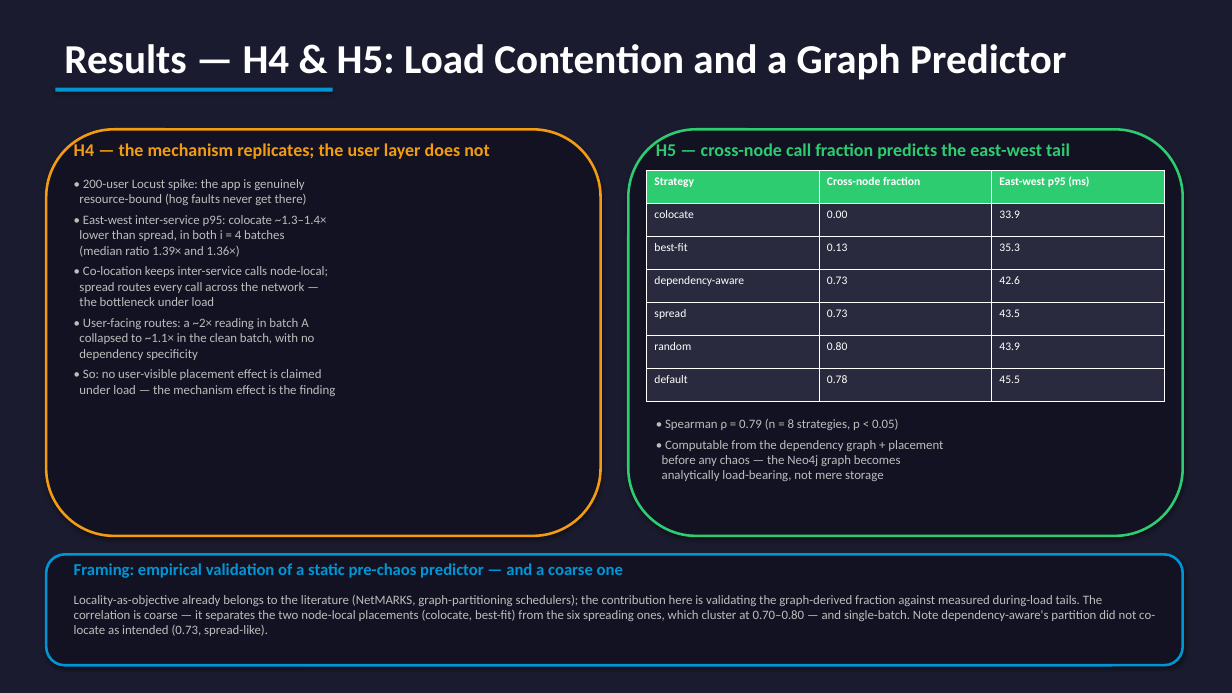
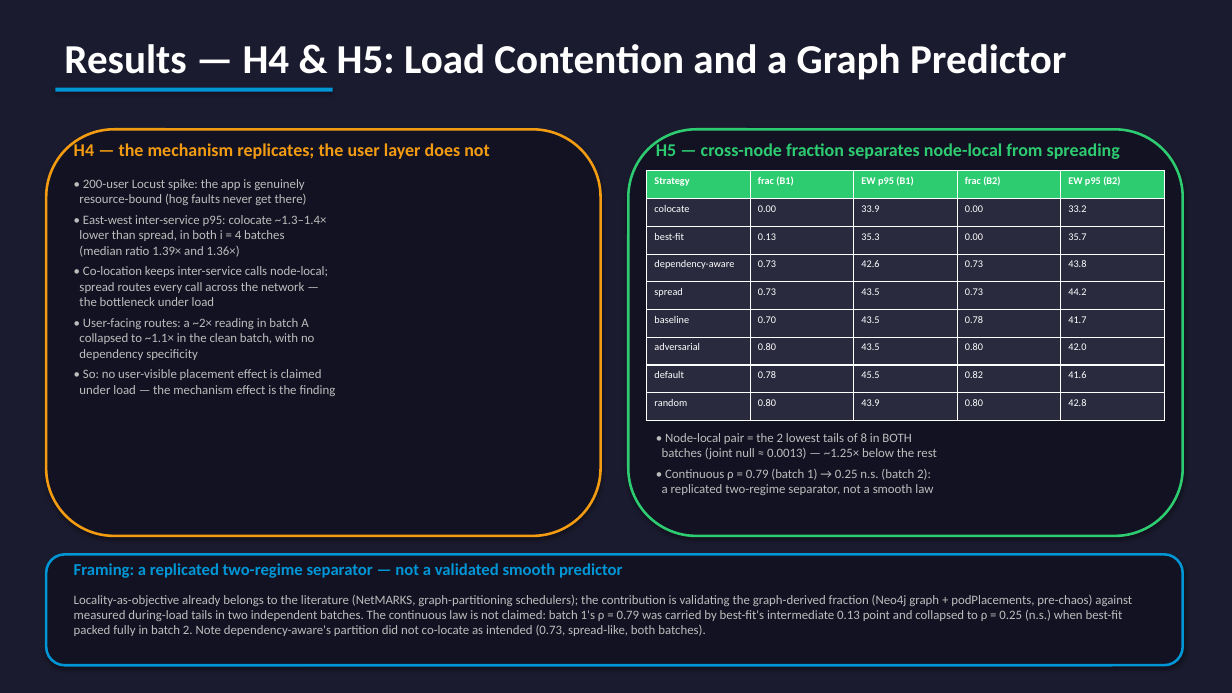
Before and after one commit to yhu02/uva-msc-thesis, a slide deck: slide 12 of ChaosProbe_Presentation.pptx. Drawn at 1232x693 pixels with LibreOffice and Linux fonts; fonts in the diff are those of the drawing. Boxes give left, top, right and bottom in pixels: in the first picture for what was removed or moved away, otherwise in the second. Text is boxed around its words. In the diff, an @@ line names an element or a change of style, - is before the commit and + after.

Commit message:
docs(presentation): sync deck to post-review claims (H5 separator, H2 probe correction, H6 gradient)

```diff
--- a/ChaosProbe_Presentation.pptx
+++ b/ChaosProbe_Presentation.pptx
@@ text at bbox=[656, 141, 1120, 159]: text changed @@
-H5 — cross-node call fraction predicts the east-west tail
+H5 — cross-node fraction separates node-local from spreading
@@ table at bbox=[647, 171, 1165, 421] @@
-Strategy | Cross-node fraction | East-west p95 (ms)
-colocate | 0.00 | 33.9
-best-fit | 0.13 | 35.3
-dependency-aware | 0.73 | 42.6
-spread | 0.73 | 43.5
-random | 0.80 | 43.9
-default | 0.78 | 45.5
+Strategy | frac (B1) | EW p95 (B1) | frac (B2) | EW p95 (B2)
+colocate | 0.00 | 33.9 | 0.00 | 33.2
+best-fit | 0.13 | 35.3 | 0.00 | 35.7
+dependency-aware | 0.73 | 42.6 | 0.73 | 43.8
+spread | 0.73 | 43.5 | 0.73 | 44.2
+baseline | 0.70 | 43.5 | 0.78 | 41.7
+adversarial | 0.80 | 43.5 | 0.80 | 42.0
+default | 0.78 | 45.5 | 0.82 | 41.6
+random | 0.80 | 43.9 | 0.80 | 42.8
@@ text at bbox=[662, 433, 937, 495]: text changed @@
-• Spearman ρ = 0.79 (n = 8 strategies, p < 0.05)
-• Computable from the dependency graph + placement
-before any chaos — the Neo4j graph becomes
-analytically load-bearing, not mere storage
+• Node-local pair = the 2 lowest tails of 8 in BOTH
+batches (joint null ≈ 0.0013) — ~1.25× below the rest
+• Continuous ρ = 0.79 (batch 1) → 0.25 n.s. (batch 2):
+a replicated two-regime separator, not a smooth law
@@ text at bbox=[74, 563, 623, 578]: text changed @@
-Framing: empirical validation of a static pre-chaos predictor — and a coarse one
+Framing: a replicated two-regime separator — not a validated smooth predictor
@@ text at bbox=[74, 595, 1132, 636]: text changed @@
-Locality-as-objective already belongs to the literature (NetMARKS, graph-partitioning schedulers); the contribution here is validating the graph-derived fraction against measured during-load tails. The correlation is coarse — it separates the two node-local placements (colocate, best-fit) from the six spreading ones, which cluster at 0.70–0.80 — and single-batch. Note dependency-aware's partition did not co-locate as intended (0.73, spread-like).
+Locality-as-objective already belongs to the literature (NetMARKS, graph-partitioning schedulers); the contribution is validating the graph-derived fraction (Neo4j graph + podPlacements, pre-chaos) against measured during-load tails in two independent batches. The continuous law is not claimed: batch 1's ρ = 0.79 was carried by best-fit's intermediate 0.13 point and collapsed to ρ = 0.25 (n.s.) when best-fit packed fully in batch 2. Note dependency-aware's partition did not co-locate as intended (0.73, spread-like, both batches).
```
Also in this commit, not shown: 7 other slides changed, 2 other files.
